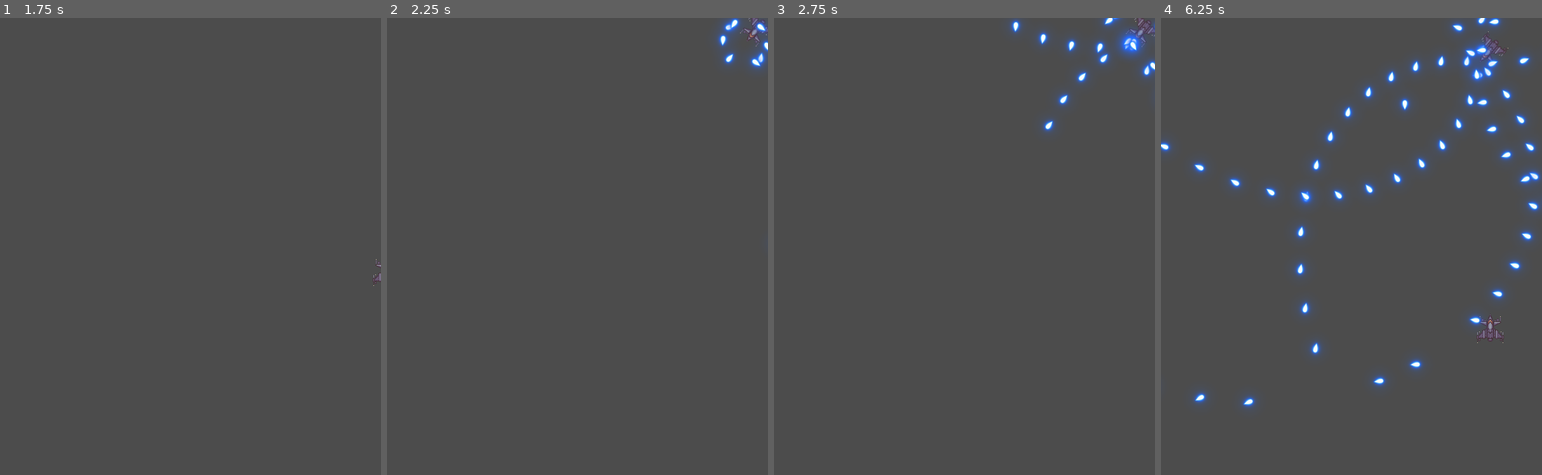
Above: before the commit, frames 1-4 (left to right).
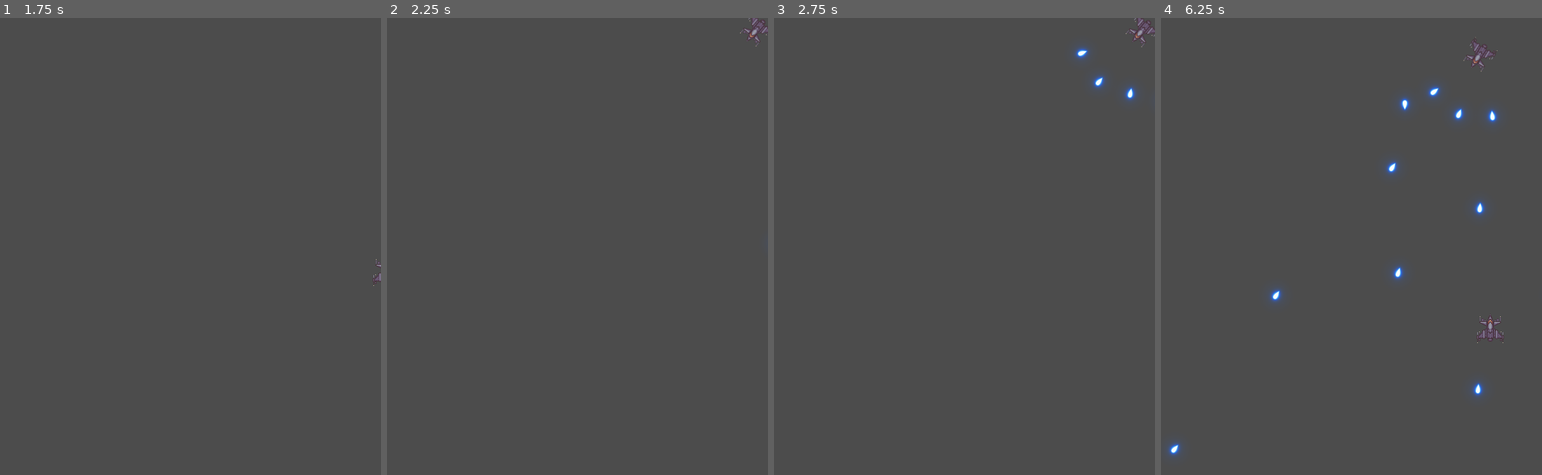
Above: after the commit, the same moments.

Repository: bondrewd0/Pv3-Final
Game: Godot game, scene res://Scenes/TestLevel.tscn
The game is run twice, just before and just after one commit, with the same random seed, the same clock (stepped at 60 frames per second) and the same inputs.
Inputs (mouse positions are in pixels of both pictures, inside the frame that each line leads up to):
- Up to frame 1 (1.75 s): tap Enter at 0.5 s; move the mouse to (274, 223) at 0.52 s; press the mouse at (274, 223) at 0.53 s; hold D (Right) 0.53-1.28 s; move the mouse to (114, 269) at 1.27 s; release the mouse at (114, 269) at 1.28 s; hold S (Down) from 1.28 s (still down); click (114, 269) at 1.35 s
- Up to frame 2 (2.25 s): tap Space at 2 s; move the mouse to (615, 145) at 2.02 s; release S (Down) at 2.03 s; press the mouse at (615, 145) at 2.03 s; hold D (Right) from 2.03 s (still down)
- Up to frame 3 (2.75 s): keep holding D (Right)
- Up to frame 4 (6.25 s): move the mouse to (1332, 337) at 2.77 s; release D (Right) at 2.78 s; release the mouse at (1332, 337) at 2.78 s; hold W (Up) 2.78-3.53 s; click (1332, 337) at 2.85 s; move the mouse to (1465, 315) at 3.52 s; press the mouse at (1465, 315) at 3.53 s; hold A (Left) 3.53-5.03 s; move the mouse to (1237, 177) at 4.27 s; release the mouse at (1237, 177) at 4.28 s; click (1237, 177) at 4.35 s; move the mouse to (1370, 246) at 5.02 s; press the mouse at (1370, 246) at 5.03 s; hold S (Down) 5.03-5.78 s; move the mouse to (1294, 132) at 5.77 s; release the mouse at (1294, 132) at 5.78 s; hold D (Right) from 5.78 s (still down); click (1294, 132) at 5.85 s

Frame 1 is identical in both runs. In frame 2, 0.7% of the frame differs, in the area x 86-100%, y 0-12%; in frame 3, 1.7%; in frame 4, 5.7%, in the area x 0-100%, y 0-96%.

Commit message:
3 types of enemies
success in class creation

Diff:
--- /dev/null
+++ b/Scenes/Enemies/BaseEnemy.tscn
@@ -0,0 +1,36 @@
+[gd_scene load_steps=4 format=2]
+
+[ext_resource path="res://Scripts/BaseEnemy.gd" type="Script" id=1]
+[ext_resource path="res://Silver Fighter.png" type="Texture" id=2]
+
+[sub_resource type="RectangleShape2D" id=2]
+extents = Vector2( 22.2862, 21.1146 )
+
+[node name="BaseEnemy" type="RigidBody2D"]
+rotation = 3.83972
+collision_layer = 16
+collision_mask = 8
+mode = 1
+script = ExtResource( 1 )
+
+[node name="Sprite" type="Sprite" parent="."]
+texture = ExtResource( 2 )
+
+[node name="Fire" type="Timer" parent="."]
+wait_time = 1.5
+
+[node name="StateChanger" type="Timer" parent="."]
+wait_time = 1.5
+autostart = true
+
+[node name="CollisionShape2D" type="CollisionShape2D" parent="."]
+position = Vector2( -0.827674, 1.3472 )
+shape = SubResource( 2 )
+
+[node name="BulletPoint" type="Position2D" parent="."]
+position = Vector2( 0, -25 )
+
+[node name="Movement" type="Tween" parent="."]
+
+[connection signal="timeout" from="Fire" to="." method="_on_Fire_timeout"]
+[connection signal="timeout" from="StateChanger" to="." method="_on_StateChanger_timeout"]
--- /dev/null
+++ b/Scenes/Enemies/EnemyFather.tscn
@@ -0,0 +1,31 @@
+[gd_scene load_steps=4 format=2]
+
+[ext_resource path="res://Scripts/EnemyBehaivour.gd" type="Script" id=1]
+[ext_resource path="res://Silver Fighter.png" type="Texture" id=2]
+
+[sub_resource type="RectangleShape2D" id=2]
+extents = Vector2( 22.2862, 21.1146 )
+
+[node name="EnemyFather" type="RigidBody2D"]
+rotation = 3.83972
+collision_layer = 16
+collision_mask = 8
+mode = 1
+script = ExtResource( 1 )
+
+[node name="Sprite" type="Sprite" parent="."]
+texture = ExtResource( 2 )
+
+[node name="Fire" type="Timer" parent="."]
+wait_time = 1.5
+
+[node name="CollisionShape2D" type="CollisionShape2D" parent="."]
+position = Vector2( -0.827674, 1.3472 )
+shape = SubResource( 2 )
+
+[node name="BulletPoint" type="Position2D" parent="."]
+position = Vector2( 0, -25 )
+
+[node name="Movement" type="Tween" parent="."]
+
+[connection signal="timeout" from="Fire" to="." method="_on_Fire_timeout"]
--- a/Scenes/BaseEnemy.tscn
+++ b/Scenes/Enemies/EnemyMultiShoot.tscn
@@ -1,12 +1,12 @@
 [gd_scene load_steps=4 format=2]
 
-[ext_resource path="res://Scripts/BaseEnemy.gd" type="Script" id=1]
+[ext_resource path="res://Scripts/EnemyMultiShoot.gd" type="Script" id=1]
 [ext_resource path="res://Silver Fighter.png" type="Texture" id=2]
 
 [sub_resource type="RectangleShape2D" id=2]
 extents = Vector2( 22.2862, 21.1146 )
 
-[node name="Enemy" type="RigidBody2D"]
+[node name="EnemyType3" type="RigidBody2D"]
 rotation = 3.83972
 collision_layer = 16
 collision_mask = 8
@@ -19,10 +19,6 @@
 [node name="Fire" type="Timer" parent="."]
 wait_time = 1.5
 
-[node name="StateChanger" type="Timer" parent="."]
-wait_time = 1.5
-autostart = true
-
 [node name="CollisionShape2D" type="CollisionShape2D" parent="."]
 position = Vector2( -0.827674, 1.3472 )
 shape = SubResource( 2 )
@@ -32,5 +28,9 @@
 
 [node name="Movement" type="Tween" parent="."]
 
+[node name="StateChanger" type="Timer" parent="."]
+wait_time = 1.5
+autostart = true
+
 [connection signal="timeout" from="Fire" to="." method="_on_Fire_timeout"]
 [connection signal="timeout" from="StateChanger" to="." method="_on_StateChanger_timeout"]
--- /dev/null
+++ b/Scenes/Enemies/NormalEnemy.tscn
@@ -0,0 +1,36 @@
+[gd_scene load_steps=4 format=2]
+
+[ext_resource path="res://Scripts/NormalEnemy.gd" type="Script" id=1]
+[ext_resource path="res://Silver Fighter.png" type="Texture" id=2]
+
+[sub_resource type="RectangleShape2D" id=2]
+extents = Vector2( 22.2862, 21.1146 )
+
+[node name="EnemyType1" type="RigidBody2D"]
+rotation = 3.83972
+collision_layer = 16
+collision_mask = 8
+mode = 1
+script = ExtResource( 1 )
+
+[node name="Sprite" type="Sprite" parent="."]
+texture = ExtResource( 2 )
+
+[node name="Fire" type="Timer" parent="."]
+wait_time = 1.5
+
+[node name="StateChanger" type="Timer" parent="."]
+wait_time = 1.5
+autostart = true
+
+[node name="CollisionShape2D" type="CollisionShape2D" parent="."]
+position = Vector2( -0.827674, 1.3472 )
+shape = SubResource( 2 )
+
+[node name="BulletPoint" type="Position2D" parent="."]
+position = Vector2( 0, -25 )
+
+[node name="Movement" type="Tween" parent="."]
+
+[connection signal="timeout" from="Fire" to="." method="_on_Fire_timeout"]
+[connection signal="timeout" from="StateChanger" to="." method="_on_StateChanger_timeout"]
--- /dev/null
+++ b/Scenes/Enemies/SniperEnemy.tscn
@@ -0,0 +1,31 @@
+[gd_scene load_steps=4 format=2]
+
+[ext_resource path="res://Scripts/SniperEnemy.gd" type="Script" id=1]
+[ext_resource path="res://Silver Fighter.png" type="Texture" id=2]
+
+[sub_resource type="RectangleShape2D" id=2]
+extents = Vector2( 22.2862, 21.1146 )
+
+[node name="EnemyType2" type="RigidBody2D"]
+rotation = 3.83972
+collision_layer = 16
+collision_mask = 8
+mode = 1
+script = ExtResource( 1 )
+
+[node name="Sprite" type="Sprite" parent="."]
+texture = ExtResource( 2 )
+
+[node name="Fire" type="Timer" parent="."]
+wait_time = 1.5
+
+[node name="CollisionShape2D" type="CollisionShape2D" parent="."]
+position = Vector2( -0.827674, 1.3472 )
+shape = SubResource( 2 )
+
+[node name="BulletPoint" type="Position2D" parent="."]
+position = Vector2( 0, -25 )
+
+[node name="Movement" type="Tween" parent="."]
+
+[connection signal="timeout" from="Fire" to="." method="_on_Fire_timeout"]
--- a/Scripts/BaseEnemy.gd
+++ b/Scripts/BaseEnemy.gd
@@ -84,6 +84,17 @@
 	_out_Of_View()
 
 
+func _destroy():
+	queue_free()
+
+
+func _out_Of_View():
+	if(position.x<-20 || position.x>620):
+		queue_free()
+	if(position.y<-20 || position.y>740):
+		queue_free()
+
+#fire
 func _spawn_Normal_Bullets():
 	var bulletIns=bulletScene.instance()
 	bulletIns.position=bulletSpwan.global_position
@@ -168,17 +179,14 @@
 	if state==2:
 		state=0
 
-
-func _destroy():
-	queue_free()
-
+#actions
 func _fan_Rotation():
 	if state==0:
 		rotate(0.008)
 	if state==1:
 		rotate(-0.008)
 	rotation = clamp(rotation, deg2rad(150), deg2rad(220))
-
+#actions
 func _rotate_RefPoints():
 	rotatorRef.rotate(0.01)
 	if(attackType==4):
@@ -187,10 +195,3 @@
 
 func _lockOn_Player():
 	rotation=position.angle_to_point(playerRef.global_position)-deg2rad(90)
-
-
-func _out_Of_View():
-	if(position.x<-20 || position.x>620):
-		queue_free()
-	if(position.y<-20 || position.y>740):
-		queue_free()
--- /dev/null
+++ b/Scripts/EnemyBehaivour.gd
@@ -0,0 +1,51 @@
+extends RigidBody2D
+
+class_name Enemy
+
+var type='Enemy'
+var bulletType='EnemyBullet'
+
+onready var bulletSpwan=$BulletPoint
+onready var fireRef=$Fire
+onready var tween=$Movement
+var bulletScene=preload("res://Scenes/Bullet.tscn")
+var movementTime=10.0
+export var fireRate =2
+var finalPos=Vector2(0,0)
+
+func _ready():
+	fireRef.start(fireRate)
+	_create_bullet_Targets()
+	_move()
+
+func _process(_delta):
+	_out_Of_View()
+	_action()
+
+func _create_bullet_Targets():
+	pass
+
+func _out_Of_View():
+	if(position.x<-20 || position.x>620):
+		queue_free()
+	if(position.y<-20 || position.y>740):
+		queue_free()
+
+func _action():
+	pass
+
+func _fire_Bullet():
+	pass
+
+func _destroy():
+	queue_free()
+
+func _on_Fire_timeout():
+	_fire_Bullet()
+
+func _create_Bullet_DirPoints():
+	pass
+
+func _move():
+	tween.interpolate_property(self,'position',position,finalPos,movementTime,Tween.TRANS_CIRC,Tween.EASE_IN)
+	tween.start()
--- /dev/null
+++ b/Scripts/EnemyMultiShoot.gd
@@ -0,0 +1,54 @@
+extends Enemy
+
+var bulletDir=[
+	Position2D.new(),
+	Position2D.new(),
+	Position2D.new(),
+	Position2D.new()
+]
+var rotatorRef= Node2D.new()
+var state=0
+func _create_bullet_Targets():
+	add_child(rotatorRef)
+	bulletDir[0].position=Vector2(0,-50)
+	rotatorRef.add_child(bulletDir[0])
+	bulletDir[1].position=Vector2(40,-50)
+	rotatorRef.add_child(bulletDir[1])
+	bulletDir[2].position=Vector2(-40,-50)
+	rotatorRef.add_child(bulletDir[2])
+
+func _action():
+	if state==0:
+		rotate(0.01)
+	if state==1:
+		rotate(-0.01)
+	rotation = clamp(rotation, deg2rad(150), deg2rad(220))
+
+func _fire_Bullet():
+	var bulletIns1=bulletScene.instance()
+	bulletIns1.position=bulletSpwan.global_position
+	bulletIns1.rotation=self.rotation
+	bulletIns1.dir=Vector2(bulletDir[0].global_position.x-self.global_position.x,bulletDir[0].global_position.y-self.global_position.y).normalized()
+	bulletIns1.type='EnemyBullet'
+	bulletIns1.speed=300
+	get_parent().add_child(bulletIns1)
+	var bulletIns2=bulletScene.instance()
+	bulletIns2.position=bulletSpwan.global_position
+	bulletIns2.rotation=self.rotation+0.5
+	bulletIns2.dir=Vector2(bulletDir[1].global_position.x-self.global_position.x,bulletDir[1].global_position.y-self.global_position.y).normalized()
+	bulletIns2.type='EnemyBullet'
+	bulletIns2.speed=300
+	get_parent().add_child(bulletIns2)
+	var bulletIns3=bulletScene.instance()
+	bulletIns3.position=bulletSpwan.global_position
+	bulletIns3.rotation=self.rotation-0.5
+	bulletIns3.dir=Vector2(bulletDir[2].global_position.x-self.global_position.x,bulletDir[2].global_position.y-self.global_position.y).normalized()
+	bulletIns3.type='EnemyBullet'
+	bulletIns3.speed=300
+	get_parent().add_child(bulletIns3)
+
+
+func _on_StateChanger_timeout():
+	state+=1
+	if state==2:
+		state=0
--- a/Scripts/LevelManager.gd
+++ b/Scripts/LevelManager.gd
@@ -5,7 +5,9 @@
 # var a = 2
 # var b = "text"
 var buffNode= preload("res://Scenes/Buff.tscn")
-var enemyScene=preload("res://Scenes/BaseEnemy.tscn")
+var enemyV1=preload("res://Scenes/Enemies/NormalEnemy.tscn")
+var enemyV2=preload("res://Scenes/Enemies/SniperEnemy.tscn")
+var enemyV3=preload("res://Scenes/Enemies/EnemyMultiShoot.tscn")
 var positions=[
 Vector2(580,20),
 Vector2(20,20),
@@ -48,9 +50,10 @@
 	waveTimer.start(10)
 
 func _spawn_Enemies():
-	var enemyIns=enemyScene.instance()
-	enemyIns.attackType=int(rand_range(-1,5))
 
+	var enemyIns=enemyV3.instance()
+	enemyIns.position=Vector2(50,50)
+	enemyIns.fireRate=0.5
 	enemyIns.position=positions[posSelector]
 	match(posSelector):
 		0:
@@ -65,8 +68,5 @@
 			enemyIns.finalPos=Vector2(100,-100)
 		5:
 			enemyIns.finalPos=Vector2(500,-100)
-	enemyIns.fireRate=0.5
-	enemyIns.attackType=4
-	if(enemyIns.attackType==3 || enemyIns.attackType==4):
-		enemyIns.fireRate=0.15
+	enemyIns.movementTime=9
 	add_child(enemyIns)
--- /dev/null
+++ b/Scripts/NormalEnemy.gd
@@ -0,0 +1,30 @@
+extends Enemy
+
+var bulletDir=Position2D.new()
+var state=0
+
+func _create_bullet_Targets():
+	bulletDir.position=Vector2(0,-50)
+	add_child(bulletDir)
+
+
+func _fire_Bullet():
+	var bulletIns=bulletScene.instance()
+	bulletIns.position=bulletSpwan.global_position
+	bulletIns.rotation=self.rotation
+	bulletIns.dir=Vector2(bulletDir.global_position.x-self.global_position.x,bulletDir.global_position.y-self.global_position.y).normalized()
+	bulletIns.type='EnemyBullet'
+	bulletIns.speed=300
+	get_parent().add_child(bulletIns)
+
+func _on_StateChanger_timeout():
+	state+=1
+	if state==2:
+		state=0
+
+func _action():
+	if state==0:
+		rotate(0.008)
+	if state==1:
+		rotate(-0.008)
+	rotation = clamp(rotation, deg2rad(150), deg2rad(220))
--- /dev/null
+++ b/Scripts/SniperEnemy.gd
@@ -0,0 +1,20 @@
+extends Enemy
+
+onready var playerRef=get_parent().get_node('Player')
+var bulletDir=Position2D.new()
+
+func _create_bullet_Targets():
+	bulletDir.position=Vector2(0,-50)
+	add_child(bulletDir)
+
+func _action():
+	rotation=position.angle_to_point(playerRef.global_position)-deg2rad(90)
+
+func _fire_Bullet():
+	var bulletIns=bulletScene.instance()
+	bulletIns.position=bulletSpwan.global_position
+	bulletIns.rotation=self.rotation
+	bulletIns.dir=Vector2(bulletDir.global_position.x-self.global_position.x,bulletDir.global_position.y-self.global_position.y).normalized()
+	bulletIns.type='EnemyBullet'
+	bulletIns.speed=300
+	get_parent().add_child(bulletIns)
--- a/project.godot
+++ b/project.godot
@@ -7,6 +7,16 @@
 ;   param=value ; assign values to parameters
 
 config_version=4
+
+_global_script_classes=[ {
+"base": "RigidBody2D",
+"class": "Enemy",
+"language": "GDScript",
+"path": "res://Scripts/EnemyBehaivour.gd"
+} ]
+_global_script_class_icons={
+"Enemy": ""
+}
 
 [application]
 
